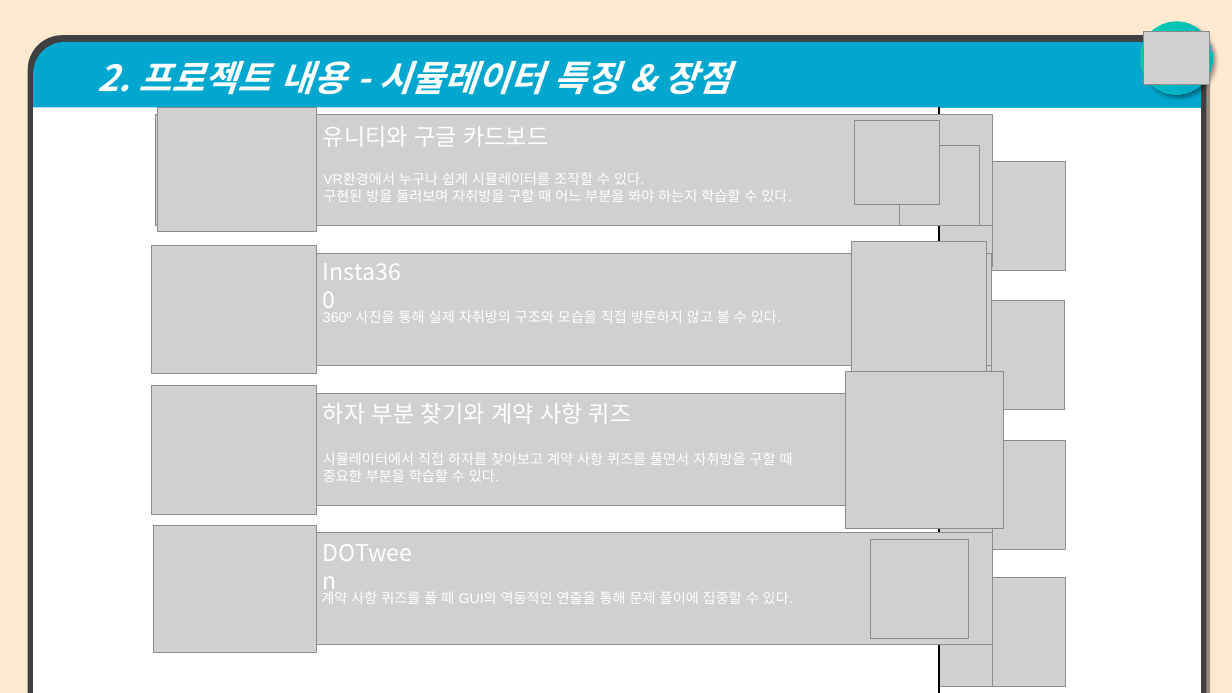
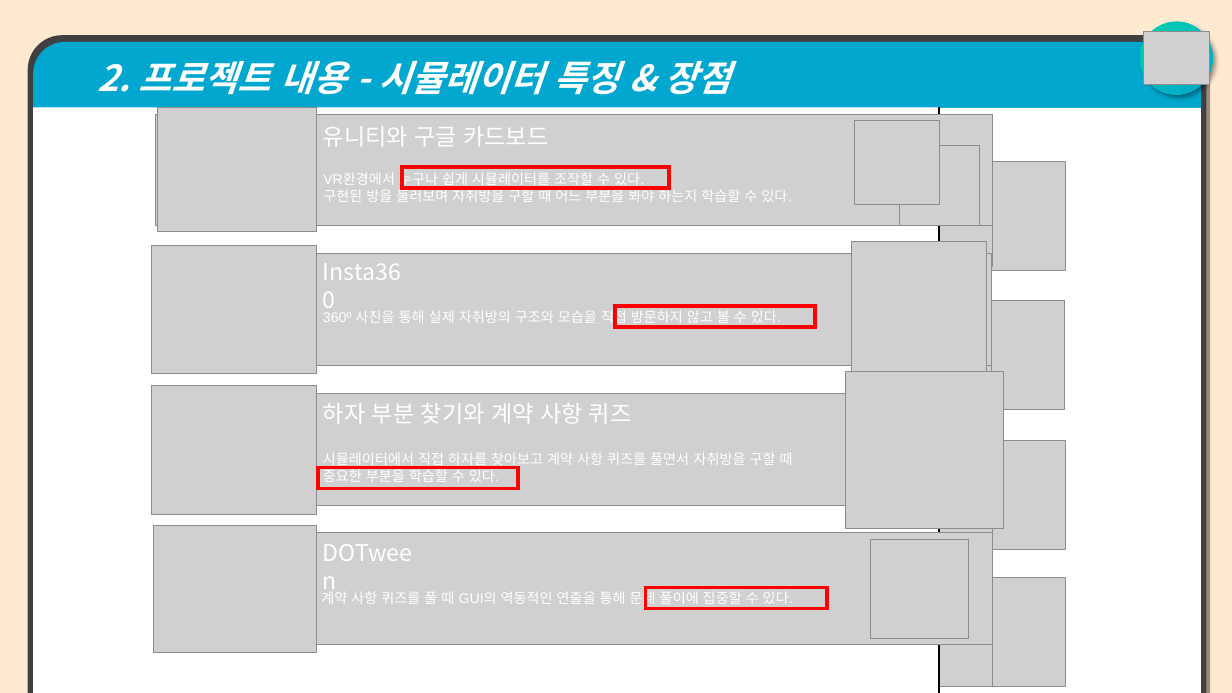
Before and after one commit to jangho1016/2022_1_CapstoneDesign, a slide deck: slide 6 of Final Assignments/22년 1학기 캡스톤-발표자료-파라노이드(오장호).pptx. Drawn at 1232x693 pixels with LibreOffice and Linux fonts; fonts in the diff are those of the drawing; grey boxes stand for pictures. Boxes give left, top, right and bottom in pixels: in the first picture for what was removed or moved away, otherwise in the second. Text is boxed around its words. In the diff, an @@ line names an element or a change of style, - is before the commit and + after.

```diff
--- a/Final Assignments/22년 1학기 캡스톤-발표자료-파라노이드(오장호).pptx
+++ b/Final Assignments/22년 1학기 캡스톤-발표자료-파라노이드(오장호).pptx
@@ rectangle added at [402, 167, 669, 189], outline #FF0000 3 pt @@
@@ rectangle added at [616, 306, 816, 327], outline #FF0000 3 pt @@
@@ rectangle added at [318, 468, 518, 489], outline #FF0000 3 pt @@
@@ rectangle added at [646, 588, 828, 609], outline #FF0000 3 pt @@
```
Also in this commit, not shown: 3 other slides changed, 1 other file.
